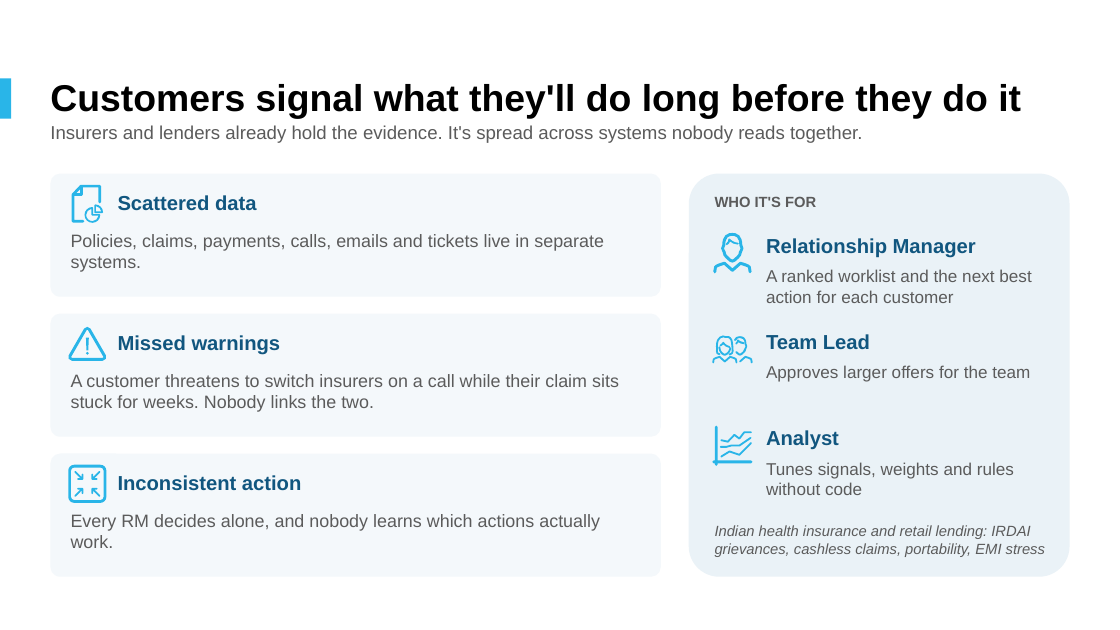
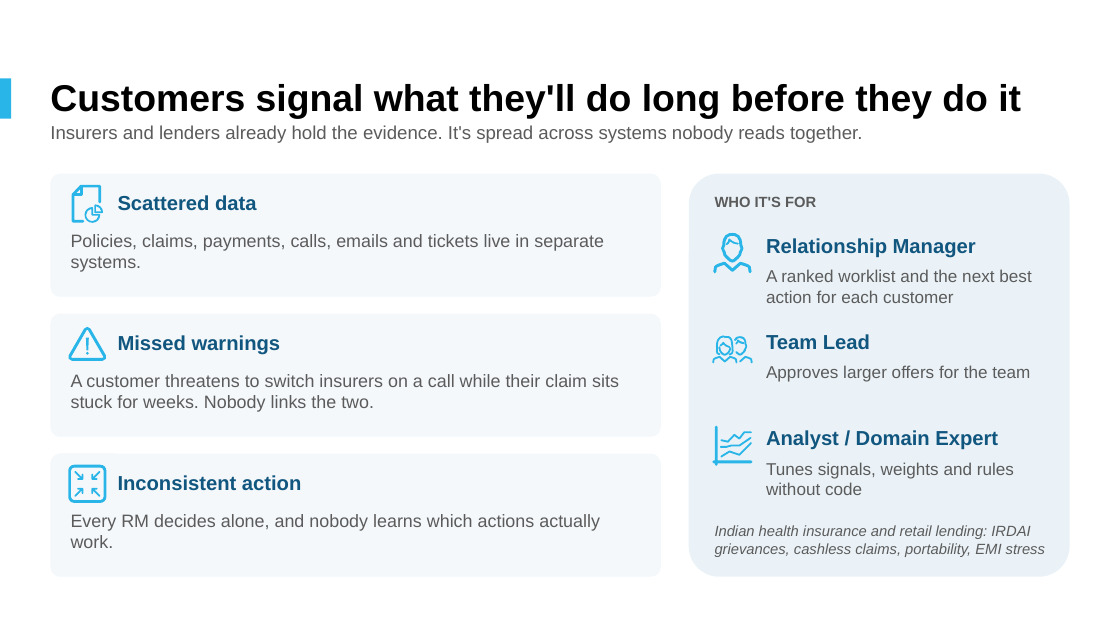
Before and after one commit to sairajsawant/snowflake-c360, a slide deck: slide 2 of deck/Customer360_Decisioning_Platform_Snowflake.pptx. Drawn at 1120x630 pixels with LibreOffice and Linux fonts; fonts in the diff are those of the drawing; background and template pictures are left out. Boxes give left, top, right and bottom in pixels: in the first picture for what was removed or moved away, otherwise in the second. Text is boxed around its words. In the diff, an @@ line names an element or a change of style, - is before the commit and + after.

```diff
--- a/deck/Customer360_Decisioning_Platform_Snowflake.pptx
+++ b/deck/Customer360_Decisioning_Platform_Snowflake.pptx
@@ text at <box>766,430,998,450</box>: text changed @@
-Analyst
+Analyst / Domain Expert
```
Also in this commit, not shown: 1 other slide changed, 19 other files.
